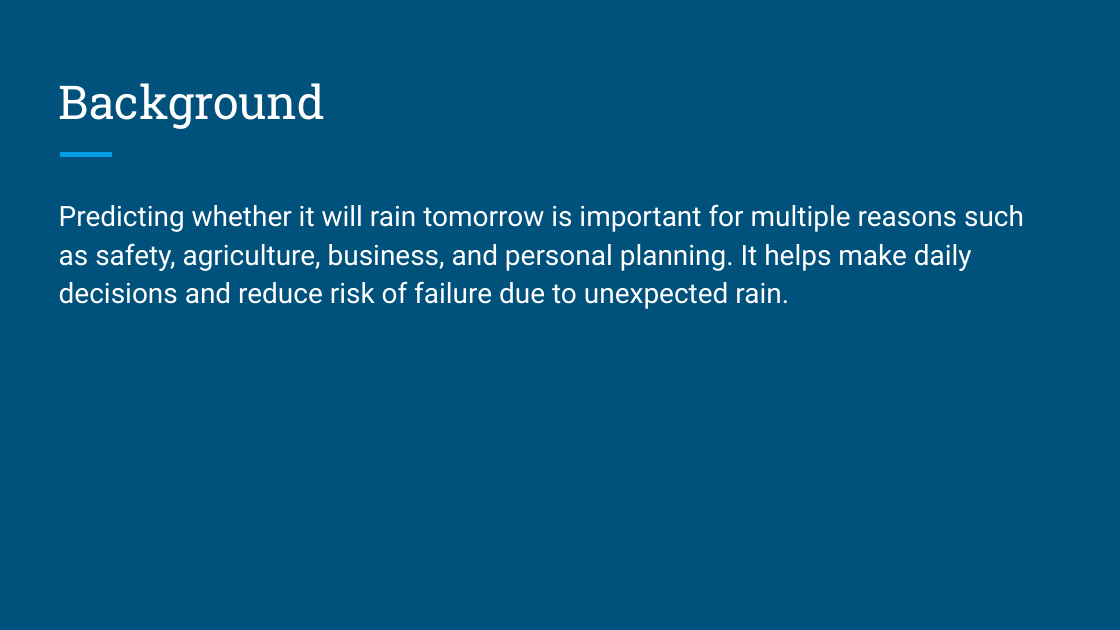
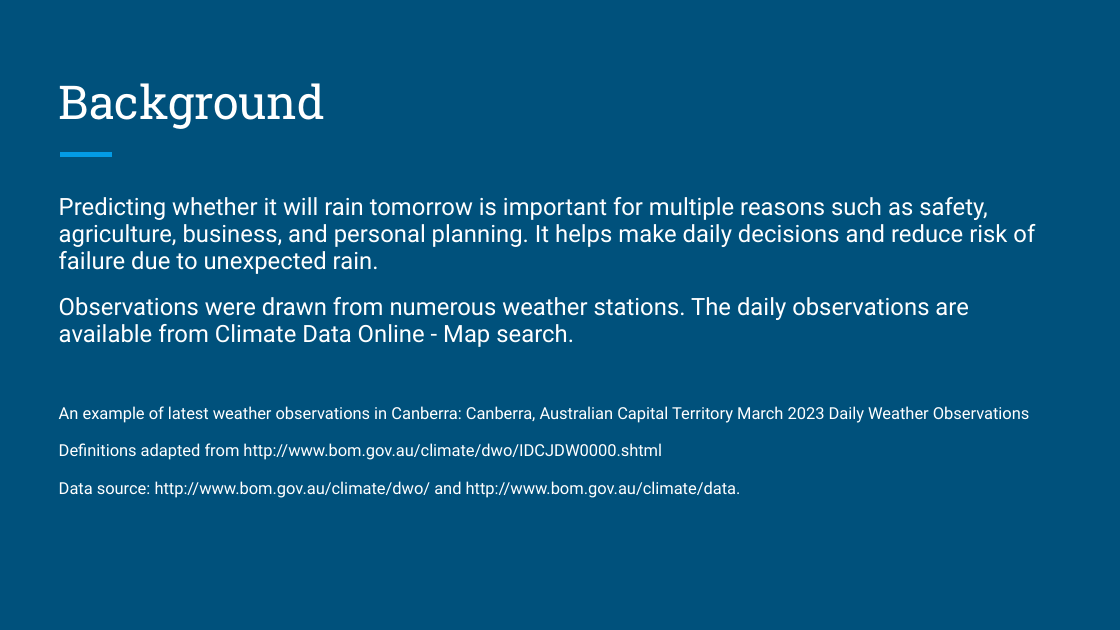
Before and after one commit to tanmayk26/FinalProject-Group3, a slide deck: slide 3 of Final-Group-Presentation/Final-Group-Presentation.pptx. Drawn at 1120x630 pixels with LibreOffice and Linux fonts; fonts in the diff are those of the drawing. Boxes give left, top, right and bottom in pixels: in the first picture for what was removed or moved away, otherwise in the second. Text is boxed around its words. In the diff, an @@ line names an element or a change of style, - is before the commit and + after.

```diff
--- a/Final-Group-Presentation/Final-Group-Presentation.pptx
+++ b/Final-Group-Presentation/Final-Group-Presentation.pptx
@@ text at (59, 197, 1035, 274): size 18 to 15.3 pt in "Predicting whether it will rain tomorrow is ..."; line spacing 1.15 to 0.95; less space between paragraphs @@
@@ text at (59, 297, 1030, 498): paragraphs added @@
+Observations were drawn from numerous weather stations. The daily observations are available from Climate Data Online - Map search.
+An example of latest weather observations in Canberra: Canberra, Australian Capital Territory March 2023 Daily Weather Observations
+Definitions adapted from http://www.bom.gov.au/climate/dwo/IDCJDW0000.shtml
+Data source: http://www.bom.gov.au/climate/dwo/ and http://www.bom.gov.au/climate/data.
```
Also in this commit, not shown: 2 other slides changed, 9 slides added, 4 slides removed.
